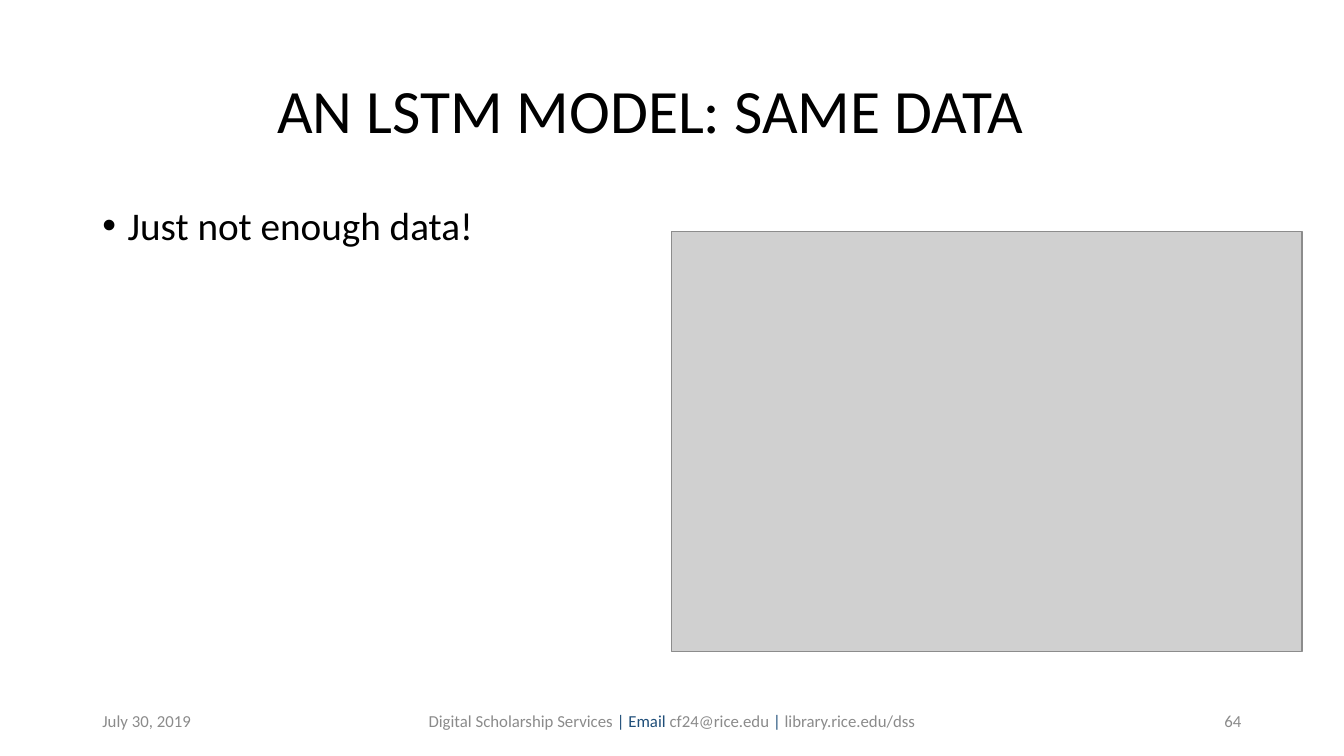
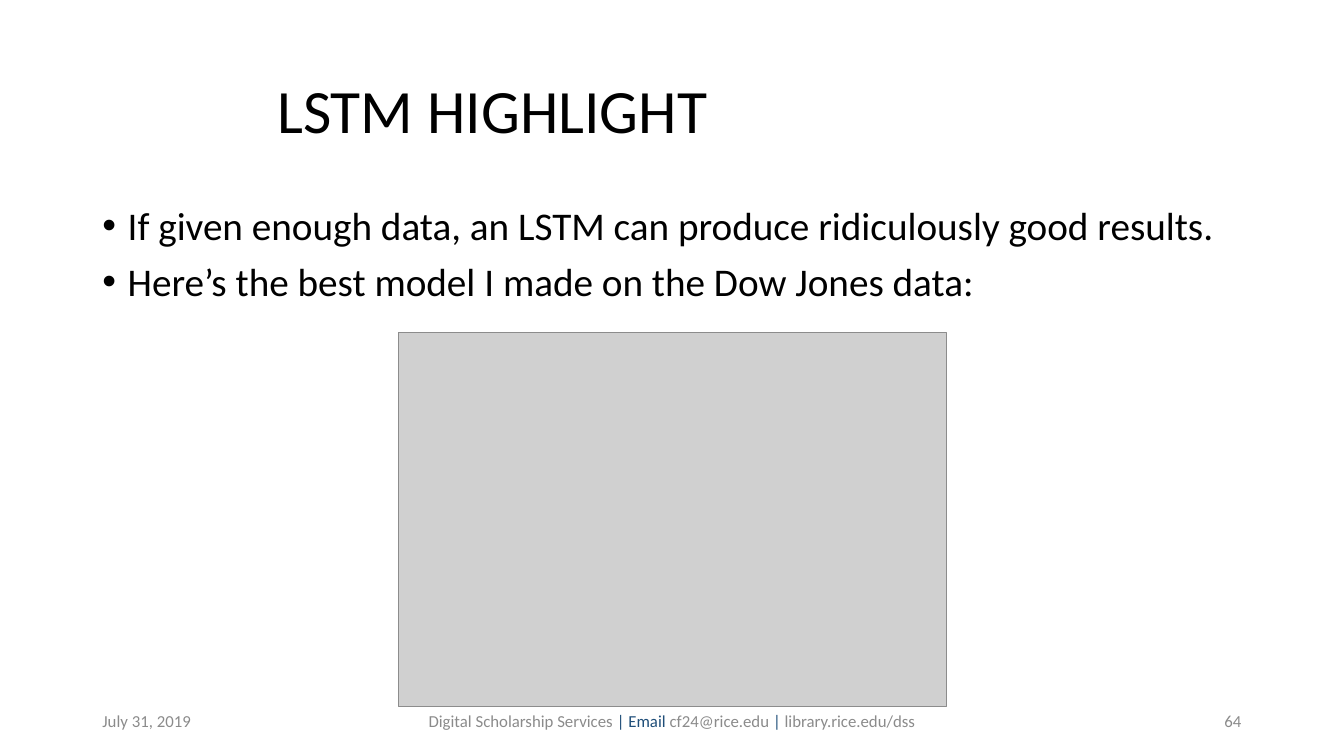
Before and after one commit to bakitybacon/rice-data-and-donuts, a slide deck: slide 64 of tsa/Introduction to Time Series Analysis.pptx. Drawn at 1344x756 pixels with LibreOffice and Linux fonts; fonts in the diff are those of the drawing; grey boxes stand for pictures; background and template pictures are left out. Boxes give left, top, right and bottom in pixels: in the first picture for what was removed or moved away, otherwise in the second. Text is boxed around its words. In the diff, an @@ line names an element or a change of style, - is before the commit and + after.

Commit message:
updated ppt with ma and lstm pictures

```diff
--- a/tsa/Introduction to Time Series Analysis.pptx
+++ b/tsa/Introduction to Time Series Analysis.pptx
@@ title at box(277, 93, 708, 134): text changed @@
-AN LSTM MODEL: SAME DATA
+LSTM HIGHLIGHT
@@ text at box(128, 212, 1213, 297): text changed @@
-• Just not enough data!
+• If given enough data, an LSTM can produce ridiculously good results.
+• Here’s the best model I made on the Dow Jones data:
@@ picture removed at box(673, 231, 1303, 651) @@
@@ picture added at box(398, 333, 947, 707) @@
@@ text at box(102, 715, 191, 730): text changed @@
-July 30, 2019
+July 31, 2019
```
Also in this commit, not shown: 4 other slides changed, 3 slides removed.
